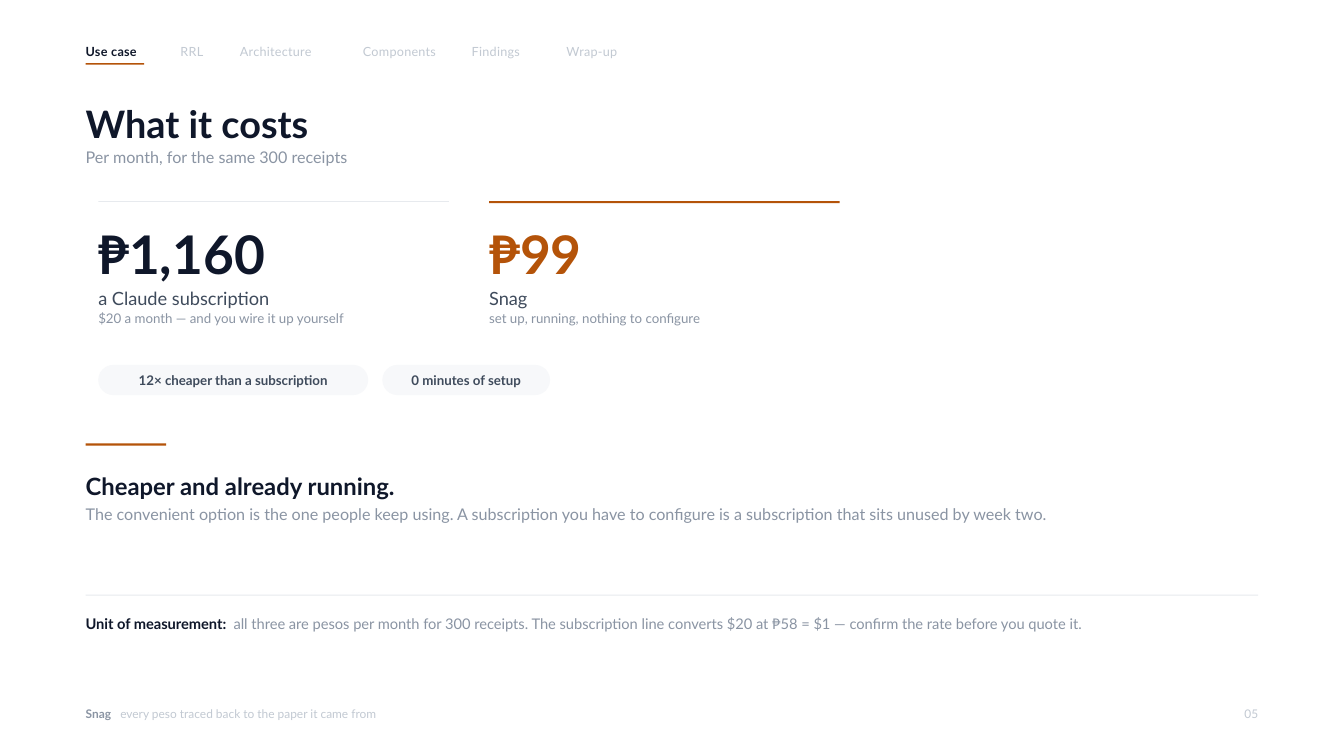
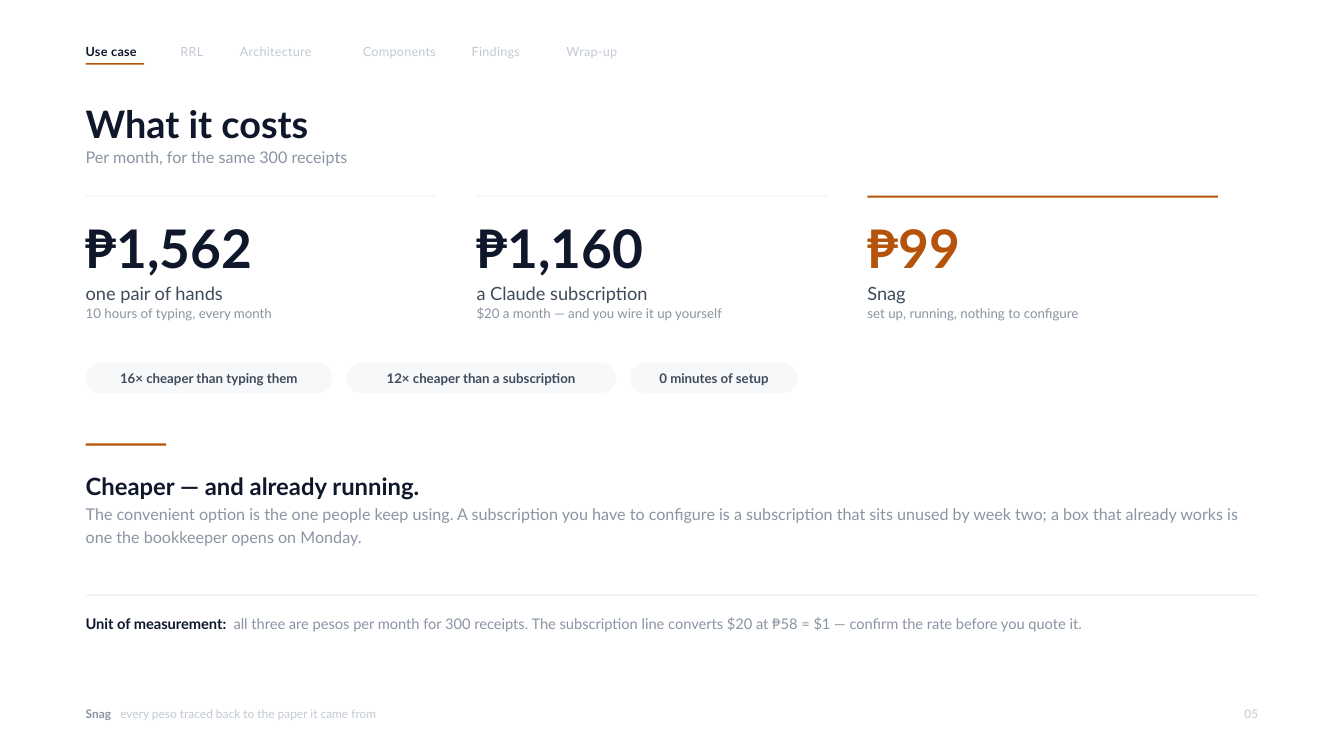
Before and after one commit to CuteBabyTank/STAI_OCR, a slide deck: slide 5 of docs/presentation/Snag_Final_Capstone.pptx. Drawn at 1344x756 pixels with LibreOffice and Linux fonts; fonts in the diff are those of the drawing. Boxes give left, top, right and bottom in pixels: in the first picture for what was removed or moved away, otherwise in the second. Text is boxed around its words. In the diff, an @@ line names an element or a change of style, - is before the commit and + after.

```diff
--- a/docs/presentation/Snag_Final_Capstone.pptx
+++ b/docs/presentation/Snag_Final_Capstone.pptx
@@ 6 texts, 2 rectangles: place and size @@
-6 texts, 2 rectangles at (98,202,840,326)
+6 texts, 2 rectangles at (477,196,1219,321)
@@ text added at (86,229,253,276), 38 pt, text #0F172A, bold @@
+₱1,562
@@ text added at (86,286,222,303), 13 pt, text #3F4B5C @@
+one pair of hands
@@ text added at (86,308,272,321), 9.5 pt, text #8A94A3 @@
+10 hours of typing, every month
@@ rounded rectangle added at (86,363,332,393), fill #F7F8FA, 9.5 pt, text #3F4B5C, bold @@
+16× cheaper than typing them
@@ rounded rectangle "12× cheaper than a subscription": place and size @@
-rounded rectangle "12× cheaper than a subscription" at (98,365,368,395)
+rounded rectangle "12× cheaper than a subscription" at (346,363,616,393)
@@ rounded rectangle "0 minutes of setup": place and size @@
-rounded rectangle "0 minutes of setup" at (382,365,549,395)
+rounded rectangle "0 minutes of setup" at (630,363,798,393)
@@ text at (86,477,419,500): text changed @@
-Cheaper and already running.
+Cheaper — and already running.
@@ text at (86,508,1238,546): text changed @@
-The convenient option is the one people keep using. A subscription you have to configure is a subscription that sits unused by week two.
+The convenient option is the one people keep using. A subscription you have to configure is a subscription that sits unused by week two; a box that already works is one the bookkeeper opens on Monday.
```
Also in this commit, not shown: 11 other slides changed, 7 slides added, 1 slide removed, 3 other files.
